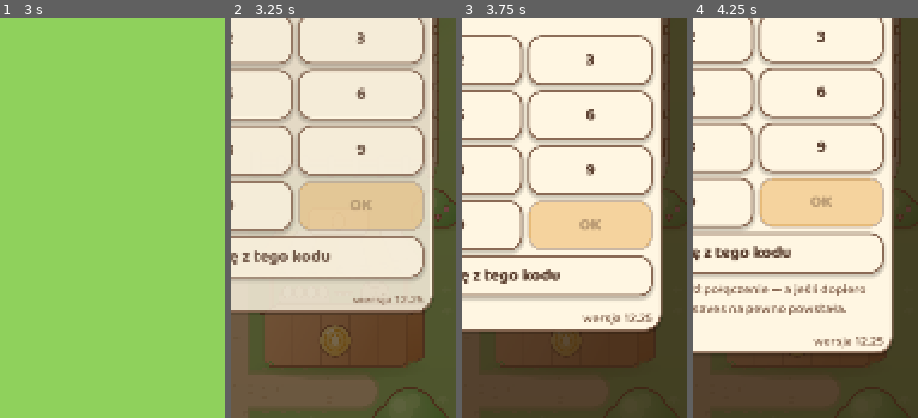
Above: before the commit, frames 1-4 (left to right).
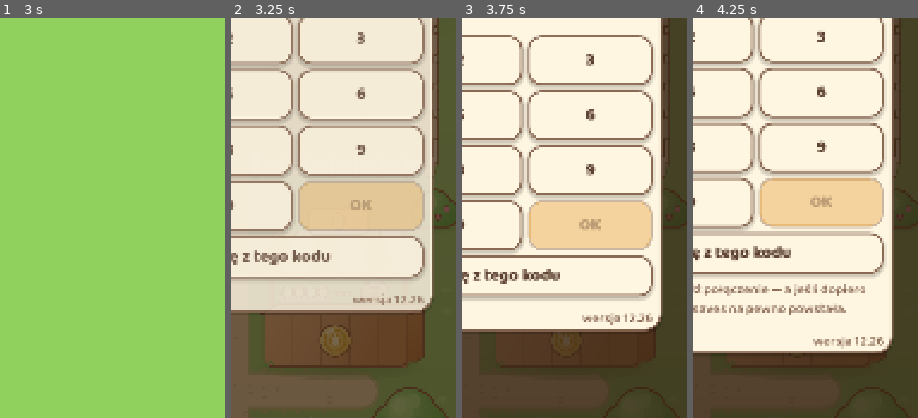
Above: after the commit, the same moments.

Repository: sodorn/kury
Game: Godot game, scene res://tests/smoke_ui.tscn
Same seed, same stepped clock (60 frames per second), same inputs: the game is played once before the commit and once after it. This scene is started directly instead of the project's main scene.
Inputs (mouse positions are % of the whole screen's width and height, from its top left):
- Up to frame 1 (3 s): tap Enter at 0.5, 2 s; move the mouse to (72, 45) at 0.52 s; click (72, 45) at 0.67 s; tap Space at 1.25, 2.75 s; drag from (30, 55) to (45, 70) at 1.27 s; move the mouse to (60, 28) at 2.02 s; click (60, 28) at 2.17 s; drag from (45, 70) to (20, 35) at 2.77 s
- Up to frame 2 (3.25 s): no input
- Up to frame 3 (3.75 s): click (7, 9) at 3.5 s
- Up to frame 4 (4.25 s): no input
The pictures show only the part of the screen within x 50-100%, y 50-100%; the shares and areas given below are measured in that part.

Frame 1 is identical in both runs. In frame 2, less than 0.1% of the frame differs, in the area x 55-84%, y 69-72%; in frame 3, 0.2%; in frame 4, 0.2%, in the area x 53-85%, y 79-82%.

Commit message:
Wersja 12.26: znizka na pasze za wielkosc opakowania (worek 20 kg bez znizki, big-bag 500 kg -20%), magazyn nie zmienia ceny paszy; ocena pomyslow kolegow
Co-Authored-By: Claude Opus 5.5 <noreply@anthropic.com>
Claude-Session: https://claude.ai/code/session_01CjTjcWSUi8hfc7jxPFWk6D

Diff:
--- a/core/model/farm_state.gd
+++ b/core/model/farm_state.gd
@@ -595,28 +595,27 @@
 
 
 ## Pasza do kupienia: `option` to numer przycisku z data/rozbudowy.json
-## ("pasza_do_kupienia": worek 20 kg, big-bag 200 kg). Cena za kilogram zalezy
-## od poziomu magazynu (magazyn[].pasza_zl_kg) i spada z kazdym poziomem.
-## Wlasciciel 25.11: dwa zwykle przyciski obok siebie, bez "rabatu".
+## ("pasza_do_kupienia": worek 20 kg, big-bag 500 kg). Cena za kilogram zalezy
+## od WIELKOSCI opakowania (znizka_proc), nie od magazynu (wlasciciel 25.11).
 func feed_pack(option: int = 0) -> Dictionary:
 	var economy: Dictionary = GameData.balance().get("economy", {})
-	var storage: Dictionary = GameData.balance().get("buildings", {}).get("storage", {})
 	var options: Array = economy.get("feed_options", [])
 	var size := maxf(1.0, float(economy.get("feed_pack_size", 20)))
+	var per_kg := float(economy.get("feed_price_kg", 2.0))
 	var unit := "worek"
+	var discount := 0.0
 	if not options.is_empty():
 		var opt: Dictionary = options[clampi(option, 0, options.size() - 1)]
 		size = maxf(1.0, float(opt.get("size", size)))
 		unit = String(opt.get("unit", unit))
-	var per_kg := float(storage.get("feed_price_kg", 2.0))
-	var upgrade := current_building_upgrade("storage")
-	if not upgrade.is_empty():
-		per_kg = float(upgrade.get("feed_price_kg", per_kg))
+		per_kg = float(opt.get("per_kg", per_kg))
+		discount = float(opt.get("discount", 0.0))
 	return {
 		"size": size,
 		# Do pelnych groszy, zeby cena na przycisku i pobrana kwota sie zgadzaly.
 		"price": round(size * per_kg * 100.0) / 100.0,
 		"per_kg": per_kg,
+		"discount": discount,
 		"unit": unit,
 	}
 
--- a/core/util/game_data.gd
+++ b/core/util/game_data.gd
@@ -11,7 +11,7 @@
 ## Numer wersji gry. Jedno miejsce do podbicia przy wydaniu — pokazuje sie
 ## na ekranie powitalnym, zeby bylo widac, czy przegladarka wczytala nowa
 ## wersje, czy podsunela stara z pamieci.
-const VERSION := "12.25"
+const VERSION := "12.26"
 
 static var _balance: Dictionary = {}
 static var _buildings: Array = []
@@ -103,23 +103,25 @@
 		var cfg: Dictionary = buildings.get_or_add("storage", {})
 		cfg["name"] = String(store[0].get("nazwa", ""))
 		cfg["egg_capacity"] = int(store[0].get("jaj", 200))
-		cfg["feed_price_kg"] = float(store[0].get("pasza_zl_kg", 2.0))
+		# Pasza (wlasciciel 25.11): cena za kg zalezy od WIELKOSCI opakowania
+		# (znizka_proc), a nie od magazynu.
+		var base_kg := float(file.get("pasza_zl_kg", 2.0))
+		economy["feed_price_kg"] = base_kg
 		var options: Array = []
 		for opt: Variant in file.get("pasza_do_kupienia", []):
 			if opt is Dictionary and float((opt as Dictionary).get("kg", 0)) > 0.0:
-				options.append({"unit": String(opt.get("nazwa", "worek")), "size": float(opt.get("kg", 0))})
+				var off := clampf(float(opt.get("znizka_proc", 0)), 0.0, 100.0)
+				options.append({"unit": String(opt.get("nazwa", "worek")), "size": float(opt.get("kg", 0)),
+						"discount": off / 100.0, "per_kg": base_kg * (1.0 - off / 100.0)})
 		if options.is_empty():
-			problems.append("brak listy 'pasza_do_kupienia' (nazwa i kg)")
-			options = [{"unit": "worek", "size": 20.0}]
+			problems.append("brak listy 'pasza_do_kupienia' (nazwa, kg, znizka_proc)")
+			options = [{"unit": "worek", "size": 20.0, "discount": 0.0, "per_kg": base_kg}]
 		economy["feed_options"] = options
-		# Stare pola dla zgodnosci: pierwszy przycisk na starcie.
+		# Stare pola dla zgodnosci: pierwszy przycisk.
 		economy["feed_pack_size"] = float(options[0]["size"])
-		economy["feed_pack_price"] = float(options[0]["size"]) * float(cfg["feed_price_kg"])
+		economy["feed_pack_price"] = float(options[0]["size"]) * float(options[0]["per_kg"])
 		cfg["upgrades"] = store.slice(1).map(func(lv: Dictionary) -> Dictionary:
-			return _common(lv).merged({
-				"egg_capacity": int(lv.get("jaj", 0)),
-				"feed_price_kg": float(lv.get("pasza_zl_kg", 2.0)),
-			}))
+			return _common(lv).merged({"egg_capacity": int(lv.get("jaj", 0))}))
 
 	var incu: Array = _levels(file, "inkubator", 0, problems)
 	if not incu.is_empty():
--- a/data/rozbudowy.json
+++ b/data/rozbudowy.json
@@ -7,7 +7,7 @@
 		"Ceny w zlotych. budowa_min to minuty prawdziwego czasu (zegar w telefonie).",
 		"kurnik.miejsc = ile doroslych ptakow (kury i koguty) zmiesci kurnik.",
 		"magazyn.jaj = ile jaj moze lezec w magazynie (nadmiar przepada).",
-		"pasza_do_kupienia = przyciski paszy w sklepie (nazwa i ile kg). magazyn.pasza_zl_kg = cena kilograma paszy przy tym magazynie - ma spadac z kazdym poziomem.",
+		"pasza_zl_kg = cena kilograma paszy bez znizki. pasza_do_kupienia = przyciski paszy w sklepie: nazwa, ile kg i znizka w procentach (zalezy od wielkosci opakowania, nie od magazynu).",
 		"inkubator.jaj = ile jaj grzeje sie naraz. Z 3 jaj wykluwa sie jedno piskle, wiec 48 jaj = 16 pisklat naraz.",
 		"plot.lis_zawraca_proc = w ilu procentach podejsc lis odchodzi od plotu z niczym.",
 		"pies: probuje_co_s = co ile sekund pies rzuca sie na lisa, przegania_proc = szansa, ze przegoni, zagryza_proc = szansa, ze przy okazji zagryzie lisa.",
@@ -25,21 +25,22 @@
 		{"poziom": 8, "nazwa": "kurnik 12×12 m z wolierą i wentylacją",      "cena": 300000, "budowa_min": 48, "miejsc": 360},
 		{"poziom": 9, "nazwa": "ekologiczna ferma: kurnik 12×20 m i 1 ha pastwiska", "cena": 500000, "budowa_min": 60, "miejsc": 500}
 	],
+	"pasza_zl_kg": 2.00,
 	"pasza_do_kupienia": [
-		{"nazwa": "worek",   "kg": 20},
-		{"nazwa": "big-bag", "kg": 200}
+		{"nazwa": "worek",   "kg": 20,  "znizka_proc": 0},
+		{"nazwa": "big-bag", "kg": 500, "znizka_proc": 20}
 	],
 	"magazyn": [
-		{"poziom": 0, "nazwa": "lodówka w piwnicy",                          "cena": 0,       "budowa_min": 0,  "jaj": 200, "pasza_zl_kg": 2.00},
-		{"poziom": 1, "nazwa": "mała szopka",                                "cena": 600,     "budowa_min": 5,  "jaj": 500, "pasza_zl_kg": 1.80},
-		{"poziom": 2, "nazwa": "garaż blaszany 3×5 m",                       "cena": 3000,    "budowa_min": 8,  "jaj": 1000, "pasza_zl_kg": 1.72},
-		{"poziom": 3, "nazwa": "ocieplony kontener 20 stóp z regałami",      "cena": 10500,   "budowa_min": 12, "jaj": 2000, "pasza_zl_kg": 1.64},
-		{"poziom": 4, "nazwa": "kontener-chłodnia i silos na paszę",         "cena": 30000,   "budowa_min": 17, "jaj": 4000, "pasza_zl_kg": 1.56},
-		{"poziom": 5, "nazwa": "magazyn z płyty warstwowej 8×10 m i silos 10 t", "cena": 80000, "budowa_min": 23, "jaj": 8000, "pasza_zl_kg": 1.48},
-		{"poziom": 6, "nazwa": "hala stalowa 12×15 m z chłodnią",            "cena": 200000,  "budowa_min": 30, "jaj": 15000, "pasza_zl_kg": 1.40},
-		{"poziom": 7, "nazwa": "hala 20×20 m z chłodnią i silosami 2×30 t",  "cena": 540000,  "budowa_min": 38, "jaj": 30000, "pasza_zl_kg": 1.32},
-		{"poziom": 8, "nazwa": "centrum magazynowe 800 m² z sortownią jaj",  "cena": 1000000, "budowa_min": 48, "jaj": 60000, "pasza_zl_kg": 1.26},
-		{"poziom": 9, "nazwa": "baza paszowa: hala 1500 m², silosy 2×150 t i waga", "cena": 1800000, "budowa_min": 60, "jaj": 100000, "pasza_zl_kg": 1.20}
+		{"poziom": 0, "nazwa": "lodówka w piwnicy",                          "cena": 0,       "budowa_min": 0,  "jaj": 200},
+		{"poziom": 1, "nazwa": "mała szopka",                                "cena": 600,     "budowa_min": 5,  "jaj": 500},
+		{"poziom": 2, "nazwa": "garaż blaszany 3×5 m",                       "cena": 3000,    "budowa_min": 8,  "jaj": 1000},
+		{"poziom": 3, "nazwa": "ocieplony kontener 20 stóp z regałami",      "cena": 10500,   "budowa_min": 12, "jaj": 2000},
+		{"poziom": 4, "nazwa": "kontener-chłodnia i silos na paszę",         "cena": 30000,   "budowa_min": 17, "jaj": 4000},
+		{"poziom": 5, "nazwa": "magazyn z płyty warstwowej 8×10 m i silos 10 t", "cena": 80000, "budowa_min": 23, "jaj": 8000},
+		{"poziom": 6, "nazwa": "hala stalowa 12×15 m z chłodnią",            "cena": 200000,  "budowa_min": 30, "jaj": 15000},
+		{"poziom": 7, "nazwa": "hala 20×20 m z chłodnią i silosami 2×30 t",  "cena": 540000,  "budowa_min": 38, "jaj": 30000},
+		{"poziom": 8, "nazwa": "centrum magazynowe 800 m² z sortownią jaj",  "cena": 1000000, "budowa_min": 48, "jaj": 60000},
+		{"poziom": 9, "nazwa": "baza paszowa: hala 1500 m², silosy 2×150 t i waga", "cena": 1800000, "budowa_min": 60, "jaj": 100000}
 	],
 	"inkubator": [
 		{"poziom": 0, "nazwa": "domowy inkubator ze styropianu i żarówki",   "cena": 0,     "budowa_min": 0,  "jaj": 9},
--- a/data/strings.csv
+++ b/data/strings.csv
@@ -167,7 +167,7 @@
 HINT_BREED_NEEDS_COOP,"%s wymaga kurnika na poziomie %d. Rozbuduj kurnik."
 PANEL_BREED_LOCKED,"potrzebny kurnik na poziomie %d"
 HINT_BUILDING_UPGRADED_COOP,"Kurnik rozbudowany."
-HINT_BUILDING_UPGRADED_STORAGE,"Magazyn rozbudowany: więcej miejsca na jaja i tańsza pasza."
+HINT_BUILDING_UPGRADED_STORAGE,"Magazyn rozbudowany: więcej miejsca na jaja."
 HINT_BUILDING_UPGRADED_GUARD,"Płot gotowy. Lis częściej zawróci już przy bramie."
 HINT_BUILDING_UPGRADED_DOG,"Pies na podwórku. Rzuci się na lisa, ale lis i tak coś porwie."
 HINT_VACCINATED,"Zaszczepiono %d kur."
@@ -363,7 +363,7 @@
 PANEL_UPGRADE_NEXT,"Następny poziom: %s — %s"
 PANEL_UPGRADE_SLIDE,"Rozbuduj za %s · %s"
 UPG_COOP_EFFECT,"%s dla ptaków"
-UPG_STORAGE_EFFECT,"%s, pasza po %s/kg"
+UPG_STORAGE_EFFECT,"miejsce na %s"
 UPG_INCUBATOR_EFFECT,"%s naraz, czyli %s"
 PANEL_GUARD_NEXT,"Płot: %s — lis zawraca w %d%% podejść"
 PANEL_BUY_GUARD,"Postaw płot za %s"
--- a/project.godot
+++ b/project.godot
@@ -11,7 +11,7 @@
 [application]
 
 config/name="Chicken Farm Simulator"
-config/version="12.25"
+config/version="12.26"
 run/main_scene="res://scenes/main/main.tscn"
 config/features=PackedStringArray("4.7", "GL Compatibility")
 config/icon="res://assets/icon.svg"
--- a/scenes/ui/panels/building_panel.gd
+++ b/scenes/ui/panels/building_panel.gd
@@ -251,9 +251,7 @@
 
 func _build_storage() -> void:
 	_add_upgrade("storage", func(upgrade: Dictionary) -> String:
-			return tr("UPG_STORAGE_EFFECT") % [
-				NumberFormat.eggs(int(upgrade.get("egg_capacity", 0))),
-				NumberFormat.small_money(float(upgrade.get("feed_price_kg", 0.0)))])
+			return tr("UPG_STORAGE_EFFECT") % NumberFormat.eggs(int(upgrade.get("egg_capacity", 0))))
 	_add_level_row(func() -> int: return Game.state.storage_level, _building_levels("storage"),
 			func() -> String: return _level_name("storage"))
 	_add_row("PANEL_EGGS_STORED", func() -> String: return "%s / %s" % [
@@ -272,13 +270,6 @@
 				func() -> String: return tr("PANEL_EGG_LINE") % [
 					int(Game.state.eggs.get(breed_id, 0)),
 					NumberFormat.money(int(Game.state.eggs.get(breed_id, 0)) * FarmState.egg_value(breed_id))])
-
-	# Jedna jednostka paszy przy tym magazynie i jej cena za kilogram (cena za
-	# kg potrafi byc ponizej zlotowki - stad small_money).
-	_add_row("PANEL_FEED_PRICE",
-			func() -> String:
-				return tr("PANEL_FEED_PRICE_VALUE") % NumberFormat.small_money(
-						float(Game.state.feed_pack()["per_kg"])))
 
 
 ## Inkubator: postep wykluwania i wzrostu, wkladanie jaj, rozbudowa.
--- a/tests/run_tests.gd
+++ b/tests/run_tests.gd
@@ -1544,8 +1544,9 @@
 				"rozbudowy.json: %s ma %d poziomow" % [lista, ile[lista]])
 	_check(plik.has("_jak_edytowac"), "rozbudowy.json ma instrukcje edycji")
 	var zakupy: Array = plik.get("pasza_do_kupienia", [])
-	_check(zakupy.size() == 2 and int(zakupy[0]["kg"]) == 20 and int(zakupy[1]["kg"]) == 200,
-			"pasza: worek 20 kg i big-bag 200 kg (wlasciciel 25.11)")
+	_check(zakupy.size() == 2 and int(zakupy[0]["kg"]) == 20 and int(zakupy[1]["kg"]) == 500
+			and int(zakupy[0]["znizka_proc"]) == 0 and int(zakupy[1]["znizka_proc"]) == 20,
+			"pasza: worek 20 kg bez znizki, big-bag 500 kg -20% (wlasciciel 25.11)")
 	# Ten sam plik po popsuciu numeru poziomu i nazwy - bledy maja byc nazwane.
 	var zepsuty: Dictionary = (plik as Dictionary).duplicate(true)
 	(zepsuty["kurnik"][2] as Dictionary)["poziom"] = 7
@@ -1572,10 +1573,10 @@
 		for o in opcje.size():
 			var pasza := stan.feed_pack(o)
 			var kg := float(opcje[o]["kg"])
-			_check(is_equal_approx(float(pasza["per_kg"]), float(magazyn[i]["pasza_zl_kg"]))
-					and is_equal_approx(float(pasza["size"]), kg)
+			var za_kg := float(plik["pasza_zl_kg"]) * (1.0 - float(opcje[o]["znizka_proc"]) / 100.0)
+			_check(is_equal_approx(float(pasza["per_kg"]), za_kg) and is_equal_approx(float(pasza["size"]), kg)
 					and String(pasza["unit"]) == String(opcje[o]["nazwa"])
-					and is_equal_approx(float(pasza["price"]), round(kg * float(magazyn[i]["pasza_zl_kg"]) * 100.0) / 100.0),
+					and is_equal_approx(float(pasza["price"]), round(kg * za_kg * 100.0) / 100.0),
 					"magazyn %d: %s za %.2f zl z pliku" % [i, NumberFormat.feed_unit(pasza), float(pasza["price"])])
 	var inkubator: Array = plik["inkubator"]
 	for i in inkubator.size():
@@ -1641,23 +1642,22 @@
 			poprzednia_cena = cena
 			poprzednia_wartosc = wartosc
 
-	# Pasza: dwa przyciski (worek, big-bag), kilogram tanieje z kazdym
-	# poziomem magazynu. Zadnych slow "rabat" ani "hurt" (wlasciciel 25.11).
+	# Pasza (wlasciciel 25.11): worek 20 kg bez znizki, big-bag 500 kg o 20%
+	# taniej; magazyn ceny paszy NIE zmienia. Zadnego "rabatu"/"hurtu" w tekstach.
 	var stan := FarmState.new()
-	var poprzedni := stan.feed_pack()
-	_check(not String(poprzedni.get("unit", "")).is_empty(), "pasza na starcie ma nazwe jednostki")
-	_check(is_equal_approx(float(poprzedni["per_kg"]), 2.0), "na starcie kilogram paszy po 2 zl")
+	var worek0 := stan.feed_pack(0)
+	var big0 := stan.feed_pack(1)
+	_check(is_equal_approx(float(worek0["size"]), 20.0) and is_equal_approx(float(worek0["price"]), 40.0),
+			"worek 20 kg za 40 zl (2 zl/kg, bez znizki)")
+	_check(is_equal_approx(float(big0["size"]), 500.0) and is_equal_approx(float(big0["price"]), 800.0),
+			"big-bag 500 kg za 800 zl (20%% taniej)")
 	var poziomy: Array = GameData.balance().get("buildings", {}).get("storage", {}).get("upgrades", [])
 	for i in poziomy.size():
 		stan.storage_level = i + 1
-		var worek := stan.feed_pack()
-		var nazwa := String(poziomy[i].get("name", ""))
-		_check(not String(worek.get("unit", "")).is_empty(), "%s: jednostka paszy ma nazwe" % nazwa)
-		_check(float(worek["per_kg"]) < float(poprzedni["per_kg"]), "%s: kilogram tanieje" % nazwa)
-		_check(is_equal_approx(float(worek["per_kg"]), float(poziomy[i].get("feed_price_kg", -1))),
-				"%s: cena kilograma prosto z pliku rozbudow" % nazwa)
-		poprzedni = worek
-	for key: String in ["PANEL_BUY_FEED", "PANEL_FEED_PRICE_VALUE", "HINT_BUILDING_UPGRADED_STORAGE",
+		_check(is_equal_approx(float(stan.feed_pack(0)["price"]), 40.0)
+				and is_equal_approx(float(stan.feed_pack(1)["price"]), 800.0),
+				"magazyn %d nie zmienia ceny paszy" % (i + 1))
+	for key: String in ["PANEL_BUY_FEED", "HINT_BUILDING_UPGRADED_STORAGE",
 			"UPG_STORAGE_EFFECT", "PANEL_UPGRADE_NEXT", "PANEL_UPGRADE_SLIDE"]:
 		var tekst := tr(key).to_lower()
 		_check(not tekst.contains("rabat") and not tekst.contains("hurt"),
@@ -2486,14 +2486,14 @@
 	_finish_build(Game.state, "coop")
 	_check(Game.state.coop_capacity() > before, "po rozbudowie miejsc jest wiecej")
 
-	# Magazyn: nizsza cena za kilogram (jednostka moze zostac ta sama).
+	# Magazyn: cena paszy zostaje ta sama (znizka zalezy od opakowania).
 	var pack := Game.state.feed_pack()
 	var per_kg := float(pack["price"]) / float(pack["size"])
 	_check(Game.upgrade_building("storage"), "rozbudowa magazynu udaje sie")
 	_finish_build(Game.state, "storage")
 	var better := Game.state.feed_pack()
 	_check(float(better["size"]) == float(pack["size"]), "ten sam worek")
-	_check(float(better["price"]) / float(better["size"]) < per_kg, "kilogram paszy tanieje")
+	_check(is_equal_approx(float(better["price"]) / float(better["size"]), per_kg), "kilogram paszy bez zmian")
 	var feed_before := Game.state.feed
 	_check(Game.buy_feed(), "zakup paszy dziala po rozbudowie")
 	_check(is_equal_approx(Game.state.feed, feed_before + float(better["size"])),
--- a/tests/smoke_ui.gd
+++ b/tests/smoke_ui.gd
@@ -356,7 +356,7 @@
 	_check(Game.state.egg_count() == 0, "sprzedaz jaj dziala do konca")
 	_check(sprzedaz.disabled, "bez jaj przycisk jest wyszarzony")
 	# 12.25 (wlasciciel 25.11): dwa zwykle przyciski paszy obok siebie,
-	# worek 20 kg i big-bag 200 kg, bez suwaka; szczepienie tez bez suwaka.
+	# worek 20 kg i big-bag 500 kg (-20%), bez suwaka; szczepienie bez suwaka.
 	var feed_row := actions.get_node_or_null("FeedRow") as HBoxContainer
 	_check(feed_row != null and feed_row.get_child_count() == 2, "dwa przyciski paszy w jednym wierszu")
 	if feed_row == null:
@@ -364,7 +364,7 @@
 	var worek := feed_row.get_child(0) as Button
 	var bigbag := feed_row.get_child(1) as Button
 	_check(not (worek is SlideButton) and not (bigbag is SlideButton), "pasza bez suwaka")
-	_check(worek.text == "Worek 20 kg za 40 zł" and bigbag.text == "Big-bag 200 kg za 400 zł",
+	_check(worek.text == "Worek 20 kg za 40 zł" and bigbag.text == "Big-bag 500 kg za 800 zł",
 			"napisy paszy: '%s' | '%s'" % [worek.text, bigbag.text])
 	_check(absf(worek.size.y - bigbag.size.y) < 1.0 and worek.size.y <= 80.0, "przyciski paszy niskie, rowne")
 	var szczepionka := actions.get_node_or_null("Vaccine") as Button
@@ -373,11 +373,11 @@
 	worek.emit_signal("pressed")
 	await _frames(10)
 	_check(is_equal_approx(Game.state.feed, feed_before + 20.0), "worek dosypuje 20 kg")
-	Game.state.money += 400.0
+	Game.state.money += 800.0
 	await _frames(10)
 	bigbag.emit_signal("pressed")
 	await _frames(10)
-	_check(is_equal_approx(Game.state.feed, feed_before + 220.0), "big-bag dosypuje 200 kg")
+	_check(is_equal_approx(Game.state.feed, feed_before + 520.0), "big-bag dosypuje 500 kg")
 
 	# Kazda rasa ma teraz widoczny przycisk zakupu — sklep nie ma blokad.
 	var first_card := rows.size() - GameData.breeds().size()
@@ -1408,10 +1408,8 @@
 		var calosc := " | ".join(teksty)
 		if id == "storage":
 			_check(not calosc.contains(" 0 zł/kg"), "cena paszy nie wychodzi jako 0 zl/kg (%s)" % calosc)
-			# Cena za kilogram liczona z konfiguracji, nie wpisana na sztywno -
-			# wlasciciel sam zmienia ceny w balance.json.
-			var za_kg := NumberFormat.small_money(float(Game.state.feed_pack()["per_kg"])) + "/kg"
-			_check(calosc.contains(za_kg), "magazyn poziom 1: %s (%s)" % [za_kg, calosc])
+			# 12.26: magazyn nie zmienia ceny paszy, wiec nie pisze o niej.
+			_check(not calosc.contains("zł/kg"), "magazyn nie pokazuje ceny paszy (%s)" % calosc)
 		# Wlasciciel 25.11: zadnego "rabatu" ani "hurtu" nigdzie w panelu.
 		var panel_node: Node = _main.get_node("Hud/Root/BuildingPanel/Sheet")
 		var wszystko: Array[String] = []
Not shown, changed: DOKUMENTACJA_TECHNICZNA.txt
Not shown, changed: INSTRUKCJA.txt
Not shown, changed: POMYSLY_BUGI_SUGESTIE.TXT
Binary file changed: data/strings.pl.translation
Not shown, changed: PROJECT_STATE.md
